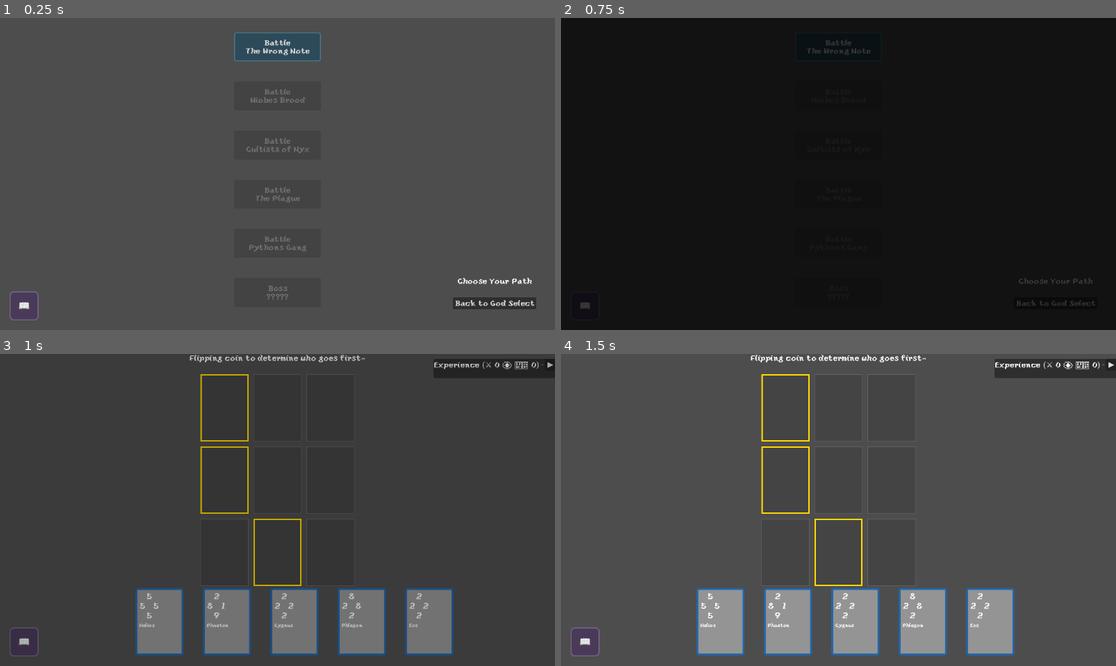
Above: before the commit, frames 1-4 (two rows, left to right).
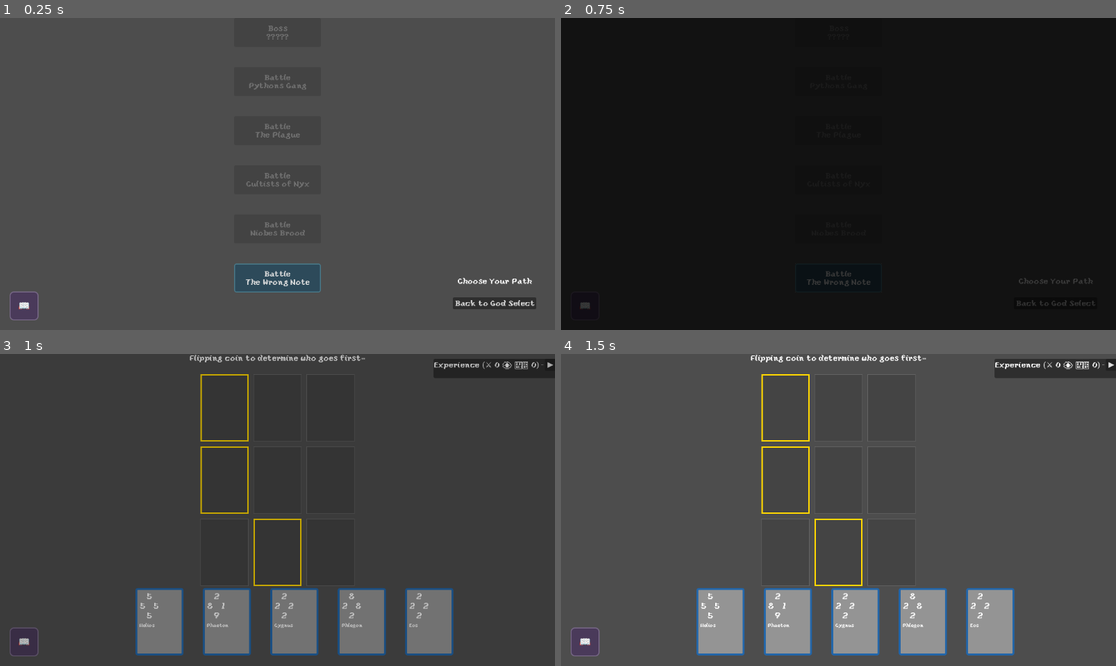
Above: after the commit, the same moments.

Repository: leslieharding/Mnemosyne
Game: Godot game, scene res://Scenes/RunMap.tscn
Two runs of this game, one before a commit and one after it. Both use one fixed random seed, a clock stepped at 60 frames per second and the inputs below. This scene is started directly instead of the project's main scene.
Inputs (mouse positions are in pixels of both pictures, inside the frame that each line leads up to):
- Up to frame 1 (0.25 s): no input
- Up to frame 2 (0.75 s): click "Battle The Wrong Note" at 0.5 s
- Up to frame 3 (1 s): no input
- Up to frame 4 (1.5 s): tap Enter (ui_accept) at 1.25 s; move the mouse to (960, 494) at 1.27 s; hold Right (ui_right) from 1.28 s (still down); click (960, 494) at 1.42 s

The runs differ from the first frame. In frame 1, 2.5% of the frame differs, in the area x 42-58%, y 2-91%; in frame 2, 0.2%; in frame 3, nothing differs; in frame 4, nothing differs.

Commit message:
wrong note decks set up correctly

Diff:
--- a/Resources/Collections/Enemies.tres
+++ b/Resources/Collections/Enemies.tres
@@ -725,12 +725,36 @@
 uses_level_progression = false
 metadata/_custom_type_script = "uid://lhqcxql28o5c"
 
+[sub_resource type="Resource" id="Resource_x2e5i"]
+script = ExtResource("3_601pn")
+deck_name = "The Wrong Note 1"
+deck_description = "Level 1"
+difficulty_level = 1
+card_indices = Array[int]([0, 1, 2, 3, 4])
+metadata/_custom_type_script = "uid://ctv7ajt5j616m"
+
+[sub_resource type="Resource" id="Resource_hou4s"]
+script = ExtResource("3_601pn")
+deck_name = "The Wrong Note 2"
+deck_description = "Level 2"
+difficulty_level = 2
+card_indices = Array[int]([5, 6, 7, 8, 9])
+metadata/_custom_type_script = "uid://ctv7ajt5j616m"
+
+[sub_resource type="Resource" id="Resource_145qj"]
+script = ExtResource("3_601pn")
+deck_name = "The Wrong Note 3"
+deck_description = "Level 3"
+difficulty_level = 3
+card_indices = Array[int]([10, 11, 12, 13, 14])
+metadata/_custom_type_script = "uid://ctv7ajt5j616m"
+
 [sub_resource type="Resource" id="Resource_tahvs"]
 script = ExtResource("1_e7ref")
 enemy_name = "The Wrong Note"
 enemy_description = "We cant all get lessons from Calliope and Euterpe directly"
 cards = Array[ExtResource("2_xcqsp")]([SubResource("Resource_61b1n"), SubResource("Resource_8k02u"), SubResource("Resou …(385 unchanged characters)…
-decks = null
+decks = Array[ExtResource("3_601pn")]([SubResource("Resource_x2e5i"), SubResource("Resource_hou4s"), SubResource("Resource_145qj")])
 metadata/_custom_type_script = "uid://cy5vuexkeqnvg"
 
 [sub_resource type="Resource" id="Resource_wesbp"]
--- a/Scripts/map_generator.gd
+++ b/Scripts/map_generator.gd
@@ -86,13 +86,13 @@
 	var horizontal_spacing = (screen_width * 0.8) / (node_count + 1)  # Use 80% of screen width
 	var start_x = screen_width * 0.1  # Start at 10% from left edge
 
-	# Invert the Y position so layer 0 is at the bottom and final layer is at top
+	# Position layers so layer 0 (starting enemies) is at the top and boss is at the bottom
 	var button_height = 60
-	var top_padding = button_height  # More space at top for boss
-	var bottom_padding = button_height / 2
+	var top_padding = button_height / 2  # Less space at top for starting enemies
+	var bottom_padding = button_height  # More space at bottom for boss
 	var usable_height = MAP_HEIGHT - top_padding - bottom_padding
 	var layer_spacing = usable_height / (LAYER_COUNT - 1) if LAYER_COUNT > 1 else 0
-	var y_position = top_padding + layer * layer_spacing
+	var y_position = top_padding + (LAYER_COUNT - 1 - layer) * layer_spacing
 
 	for i in range(node_count):
 		var x_position = start_x + (i + 1) * horizontal_spacing
Not shown: 1 places in Resources/Collections/Enemies.tres that only renumber resources
